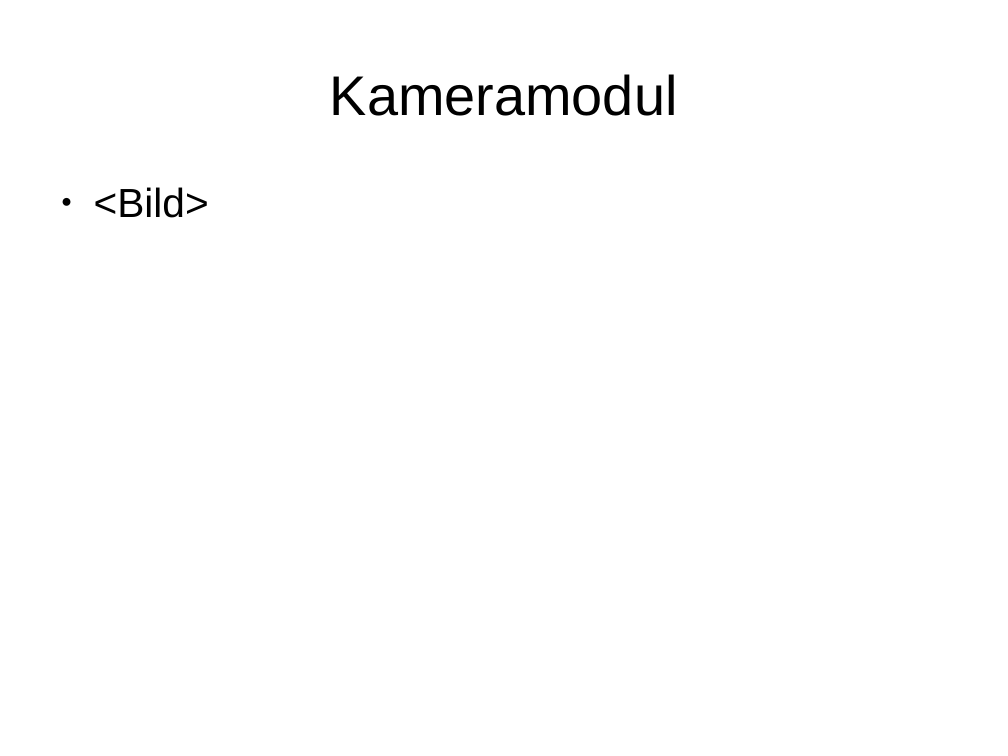
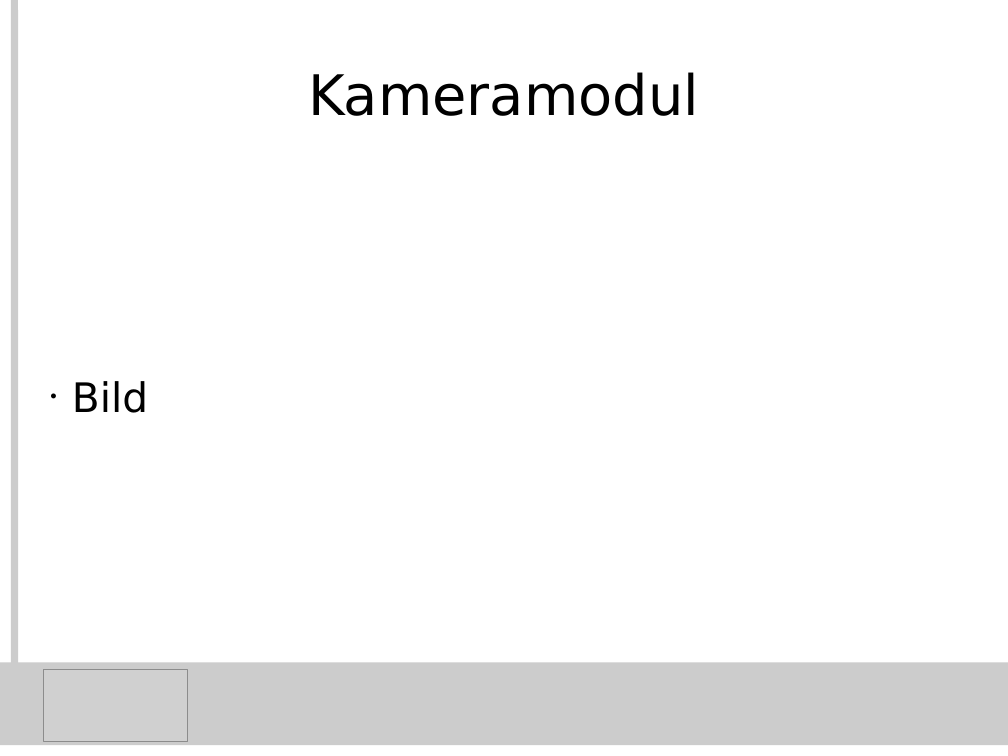
Before and after one commit to KITrokopter/Presentation, a slide deck: slide 1 of camera_module/Folien Kameramodul.odp. Drawn at 1008x756 pixels with LibreOffice and Linux fonts; fonts in the diff are those of the drawing; grey boxes stand for pictures. Boxes give left, top, right and bottom in pixels: in the first picture for what was removed or moved away, otherwise in the second. Text is boxed around its words. In the diff, an @@ line names an element or a change of style, - is before the commit and + after.

```diff
--- a/camera_module/Folien Kameramodul.odp
+++ b/camera_module/Folien Kameramodul.odp
@@ line added from (15, 0) to (15, 735), #CCCCCC 5.67 pt @@
@@ title "Kameramodul" at (x1=308, y1=72, x2=699, y2=116): font Arial to DejaVu Sans @@
@@ subtitle "Bild" at (x1=72, y1=381, x2=148, y2=413): vertical alignment top to middle @@
@@ subtitle at (x1=72, y1=381, x2=148, y2=413): text changed; font Arial to DejaVu Sans @@
-● <Bild>
+• Bild
@@ rectangle added at (x1=0, y1=662, x2=1008, y2=745), fill #CCCCCC @@
@@ picture added at (x1=43, y1=670, x2=187, y2=742) @@
```
Also in this commit, not shown: 3 other slides changed, 1 other file.
